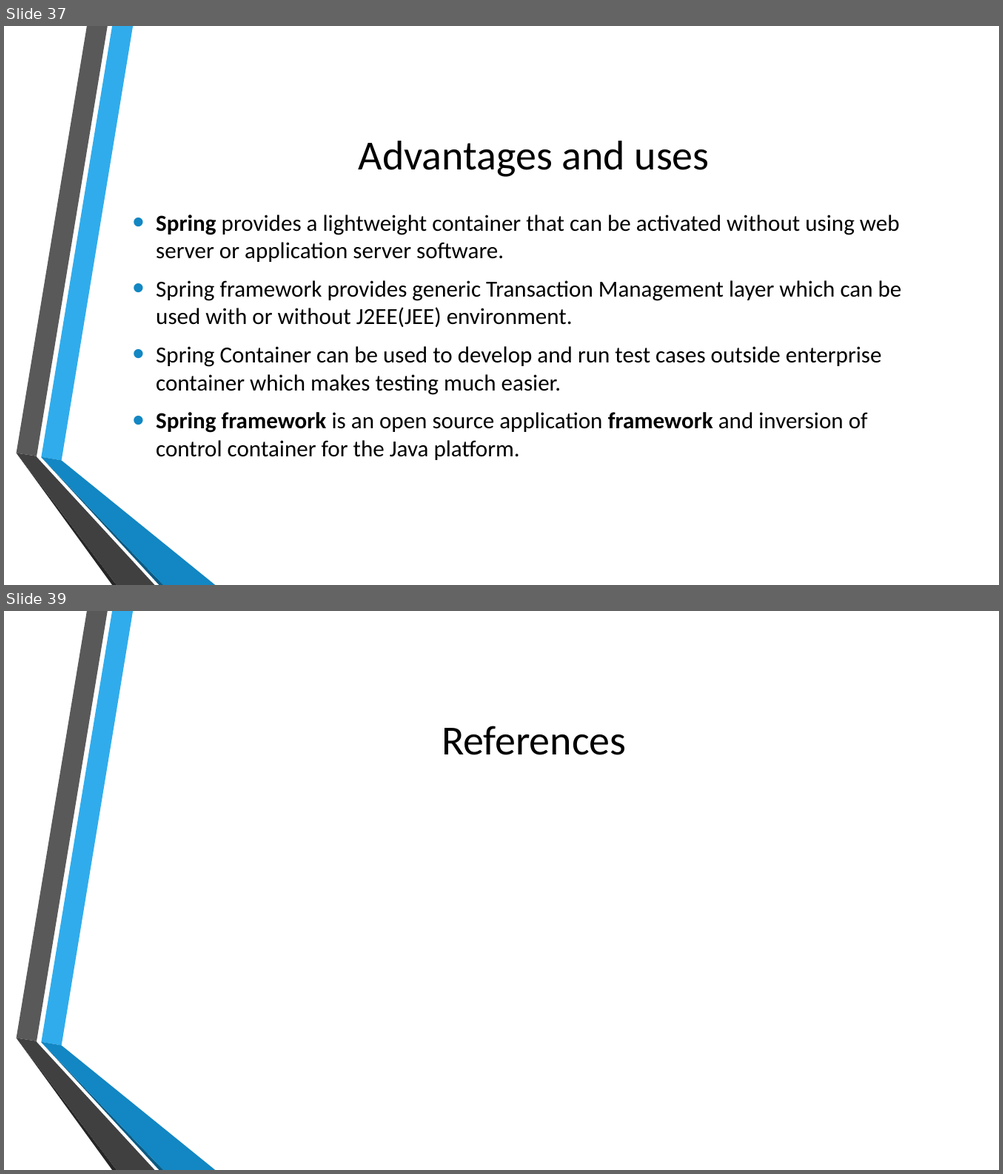
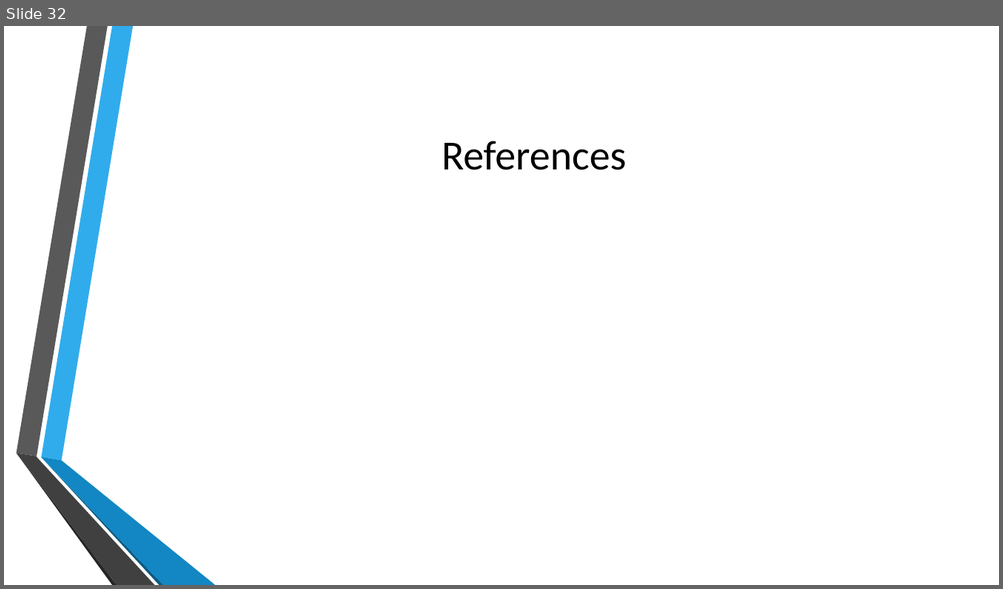
Before and after one commit to baskharm/java-spring, a slide deck: Building and Deploying Web APPS using Java &Spring.pptx. Shown one above the other, each under a label of ours: slides 37 and 39 before the commit, slide 32 after it; the slides between them are not shown. The pictures are 1003x1174 and 1003x589 pixels, drawn with LibreOffice and Linux fonts; fonts in the diff are those of the drawing; background and template pictures are left out. Boxes give left, top, right and bottom in pixels: in the first picture for what was removed or moved away, otherwise in the second. Text is boxed around its words. In the diff, an @@ line names an element or a change of style, - is before the commit and + after.

```diff
--- a/Building and Deploying Web APPS using Java &Spring.pptx
+++ b/Building and Deploying Web APPS using Java &Spring.pptx
@@ slide 37 removed at <box>4,26,999,585</box>, background picture (left out); not listed: 6 template elements that a slide beside it also shows @@
@@ title removed at <box>358,141,709,177</box> @@
-Advantages and uses
@@ text removed at <box>156,215,902,460</box> @@
-• Spring provides a lightweight container that can be activated without using web server or application server software.
-• Spring framework provides generic Transaction Management layer which can be used with or without J2EE(JEE) environment.
-• Spring Container can be used to develop and run test cases outside enterprise container which makes testing much easier.
-• Spring framework is an open source application framework and inversion of control container for the Java platform.
@@ what was slide 39 is now slide 32 @@
```
Also in this commit, not shown: 1 slide changed, 1 slide added, 7 other slides removed.
